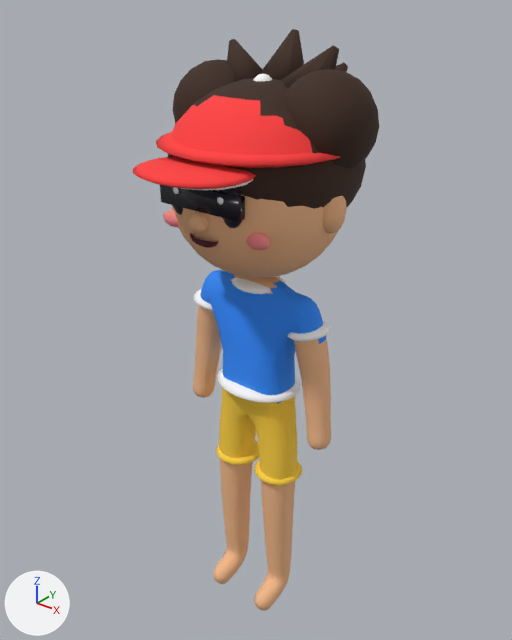
One commit to the glTF model smash-areia/godot/assets/models/player.glb: the scene before it, then after it.
Before and after are seen from a 50 mm lens placed at (1.44, -1.82, 2.41), pointed at (-0.05, 0.05, 1.25). The axes (+X, +Y, +Z) are drawn at lower left. The lights are the same throughout. The older version comes first. Vertices at exactly the same position are counted once.

Names of what the first picture shows: 'Body', 'Cap', 'Collar', 'Cuff.L', 'Cuff.R', 'Hair_Puffs', 'Hair_Spiky', 'HeadMesh', 'Shades', 'Sleeve.L', 'Sleeve.R', 'Waist'.
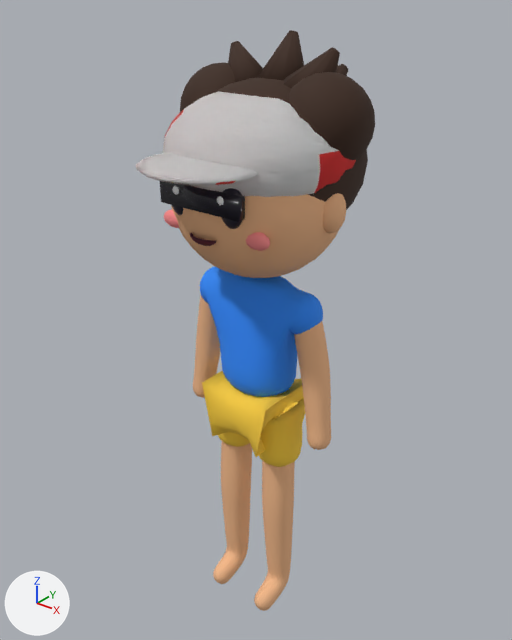
What changed in the scene script:
```text
Change me_body:
    remove me_body.from_pydata(...)  # 2330 vertices, 4656 faces; spans x -0.326..0.326, y -0.148..0.092, z 0.016..1.466
    add me_body.from_pydata(...)  # 2610 vertices, 5216 faces; spans x -0.326..0.326, y -0.148..0.074, z 0.016..1.438
    me_body part 1: 768 vertices moved from x -0.304..0.304, y -0.078..0.073, z 0.487..1.427 to x -0.304..0.304, y -0.072..0.06, z 0.486..1.359; 342 vertices removed from x -0.193..0.193, y -0.092..0.092, z 0.87..1.466; 622 vertices added at x -0.245..0.245, y -0.074..0.074, z 0.801..1.438
    me_body part 2: 208 faces spanning x -0.285..0.285, y -0.049..0.057, z 1.241..1.359 switch from mat_shirt (blue #2f8cff) to mat_skin (beige #f2b98a)
    me_body part 3: 360 faces spanning x -0.17..0.17, y -0.07..0.055, z 0.623..0.782 switch from mat_shorts (yellow #ffd23f) to mat_skin (beige #f2b98a)
Change me_cap:
    remove me_cap.from_pydata(...)  # 326 vertices, 602 faces; spans x -0.308..0.308, y -0.47..0.35, z 1.734..2.135
    add me_cap.from_pydata(...)  # 646 vertices, 1280 faces; spans x -0.324..0.324, y -0.46..0.346, z 1.65..2.1
    me_cap part 4: a new loose piece, a UV sphere (26 segments, 14 rings, poles along z) spanning x -0.324..0.324, y -0.306..0.346, z 1.7..2.1, in mat_band (red #ff3b3b)
    me_cap part 5: the loose piece of 111 vertices spanning x -0.308..0.308, y -0.291..0.331, z 1.925..2.11 is deleted
    me_cap part 6: the loose piece of 92 vertices spanning x -0.197..0.197, y -0.47..-0.15, z 1.868..1.912 is deleted
    me_cap part 7: the loose piece of 42 vertices spanning x -0.035..0.035, y -0.015..0.055, z 2.065..2.135 is deleted
    other edits to the shape of me_cap do not show in these pictures
    remove me_cap.materials.append(mat_shirttrim)  # white #ffffff
Change me_hair_puffs:
    remove me_hair_puffs.from_pydata(...)  # 581 vertices, 1126 faces; spans x -0.38..0.38, y -0.33..0.365, z 1.73..2.16
    add me_hair_puffs.from_pydata(...)  # 740 vertices, 1468 faces; spans x -0.358..0.358, y -0.26..0.38, z 1.6..2.15
    me_hair_puffs part 8: a new loose piece, a UV sphere (26 segments, 14 rings, poles along z) spanning x -0.323..0.323, y -0.26..0.38, z 1.6..2.12, in mat_hair (brown #3b2416)
    me_hair_puffs part 9: a new loose piece, a UV sphere (18 segments, 12 rings, poles along z) spanning x -0.358..-0.062, y -0.08..0.22, z 1.85..2.15, in mat_hair (brown #3b2416)
    me_hair_puffs part 10: a new loose piece, a UV sphere (18 segments, 12 rings, poles along z) spanning x 0.062..0.358, y -0.08..0.22, z 1.85..2.15, in mat_hair (brown #3b2416)
    me_hair_puffs part 11: the loose piece of 177 vertices spanning x -0.327..0.327, y -0.285..0.365, z 1.73..2.12 is deleted
    me_hair_puffs part 12: the loose piece of 146 vertices spanning x -0.38..-0.06, y -0.1..0.22, z 1.84..2.16 is deleted
    me_hair_puffs part 13: the loose piece of 146 vertices spanning x 0.06..0.38, y -0.1..0.22, z 1.84..2.16 is deleted
    me_hair_puffs part 14: the loose piece of 112 vertices spanning x -0.332..0.332, y -0.33..0.33, z 1.895..1.965 is deleted
    remove me_hair_puffs.materials.append(mat_band)  # red #ff3b3b
Change me_shades:
    remove me_shades.from_pydata(...)  # 273 vertices, 516 faces; spans x -0.31..0.31, y -0.44..0.34, z 1.765..1.95
    add me_shades.from_pydata(...)  # 490 vertices, 968 faces; spans x -0.324..0.324, y -0.46..0.346, z 1.7..2.1
    me_shades part 15: a new loose piece, a UV sphere (26 segments, 14 rings, poles along z) spanning x -0.324..0.324, y -0.306..0.346, z 1.7..2.1, in mat_shirttrim (white #ffffff)
    me_shades part 16: a new loose piece, a UV sphere (20 segments, 8 rings, poles along z) spanning x -0.2..0.2, y -0.46..-0.12, z 1.874..1.926, in mat_shirttrim (white #ffffff)
    me_shades part 17: the loose piece of 82 vertices spanning x -0.19..0.19, y -0.44..-0.16, z 1.86..1.9 is deleted
    other edits to the shape of me_shades do not show in these pictures
    remove me_shades.materials.append(mat_hair)  # brown #3b2416
Remove ob_collar:
    ob_collar = bpy.data.objects.new('Collar', me_collar)
Remove ob_cuff_l:
    ob_cuff_l = bpy.data.objects.new('Cuff.L', me_cuff_l)
Remove ob_cuff_r:
    ob_cuff_r = bpy.data.objects.new('Cuff.R', me_cuff_r)
Remove ob_sleeve_l:
    ob_sleeve_l = bpy.data.objects.new('Sleeve.L', me_sleeve_l)
Remove ob_sleeve_r:
    ob_sleeve_r = bpy.data.objects.new('Sleeve.R', me_sleeve_r)
Remove ob_waist:
    ob_waist = bpy.data.objects.new('Waist', me_waist)
Add ob_shorts:
    ob_shorts = bpy.data.objects.new('Shorts', me_shorts)  # 482 vertices, 960 faces; spans x -0.191..0.191, y -0.15..0.15, z 0.713..1.036; in mat_shorts (yellow #ffd23f)
    ob_shorts.location = (0.0, 0.0, 0.0)
Add ob_shirt:
    ob_shirt = bpy.data.objects.new('Shirt', me_shirt)  # 482 vertices, 960 faces; spans x -0.26..0.26, y -0.112..0.112, z 0.995..1.468; in mat_shirt (blue #2f8cff)
    ob_shirt.location = (0.0, 0.0, 0.0)
```

Boxes [x1, y1, x2, y2] around the edits, measured in the pictures (512 x 640 px; the box of a moved part takes in the faces that stretch with it):
'Body', reshaped
    before: [193, 270, 331, 611]
    after: [193, 296, 331, 611]
'Hair_Puffs', reshaped
    before: [156, 59, 379, 209]
    after: [180, 62, 375, 203]
'Shades', reshaped
    before: [160, 179, 253, 222]
    after: [136, 91, 339, 222]
'Shirt', added (blue)
    after: [200, 267, 323, 397]
'Cap', reshaped (mostly hidden afterwards)
    before: [133, 74, 356, 201]
    after: [165, 109, 356, 193]
'Shorts', added (yellow)
    after: [202, 370, 305, 467]
'Waist', deleted
    before: [217, 368, 301, 403]
'Cuff.L', deleted (yellow)
    before: [254, 460, 302, 485]
'Collar', deleted
    before: [232, 276, 285, 294]
'Cuff.R', deleted
    before: [216, 441, 259, 465]
'Sleeve.L', deleted
    before: [288, 321, 331, 342]
'Sleeve.R', deleted (mostly hidden)
    before: [194, 289, 213, 311]
part 1 of me_body, moved or reshaped
    before: [196, 270, 331, 524]
    after: [196, 312, 331, 524]
part 2 of me_body, recoloured
    before: [200, 272, 326, 344]
    after: [199, 296, 327, 353]
part 3 of me_body, recoloured
    before: [219, 410, 297, 486]
    after: [221, 441, 295, 489]
part 4 of me_cap, added (mostly hidden)
    after: [165, 109, 356, 193]
part 5 of me_cap, deleted (red)
    before: [170, 95, 313, 155]
part 6 of me_cap, deleted (red)
    before: [133, 156, 256, 189]
part 7 of me_cap, deleted
    before: [253, 74, 272, 82]
part 8 of me_hair_puffs, added
    after: [213, 78, 368, 203]
part 9 of me_hair_puffs, added (brown)
    after: [180, 62, 235, 112]
part 10 of me_hair_puffs, added (brown)
    after: [289, 72, 375, 160]
part 11 of me_hair_puffs, deleted (brown)
    before: [168, 78, 366, 209]
part 12 of me_hair_puffs, deleted (brown)
    before: [173, 59, 234, 124]
part 13 of me_hair_puffs, deleted (brown)
    before: [286, 69, 379, 168]
part 14 of me_hair_puffs, deleted (red)
    before: [156, 132, 340, 168]
part 15 of me_shades, added
    after: [163, 91, 339, 197]
part 16 of me_shades, added
    after: [136, 153, 258, 185]
part 17 of me_shades, deleted (mostly hidden)
    before: [182, 179, 253, 190]
